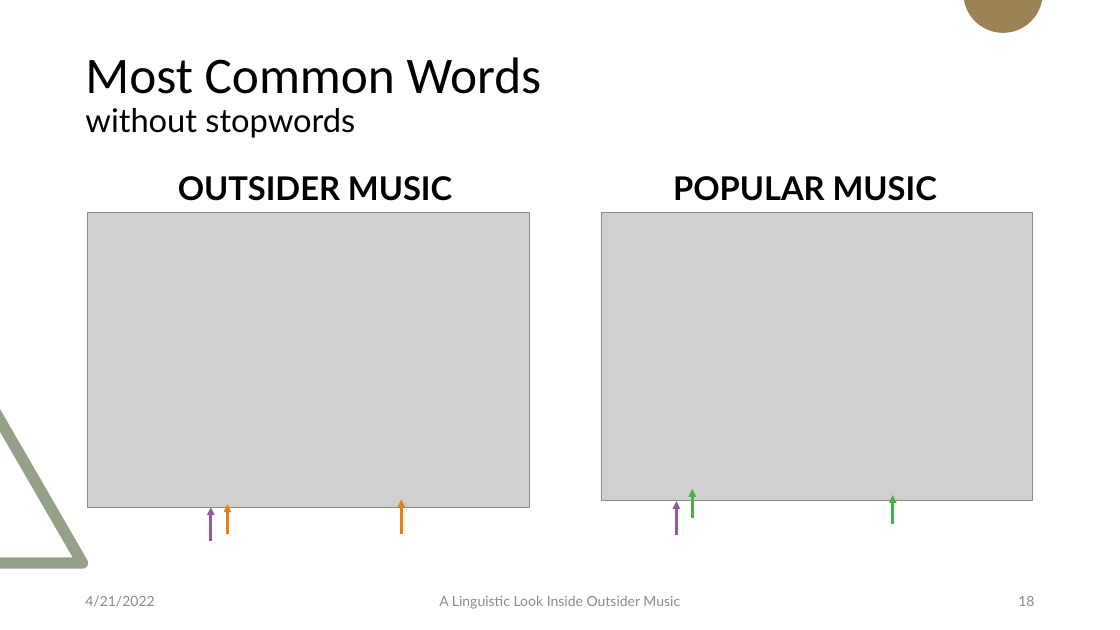
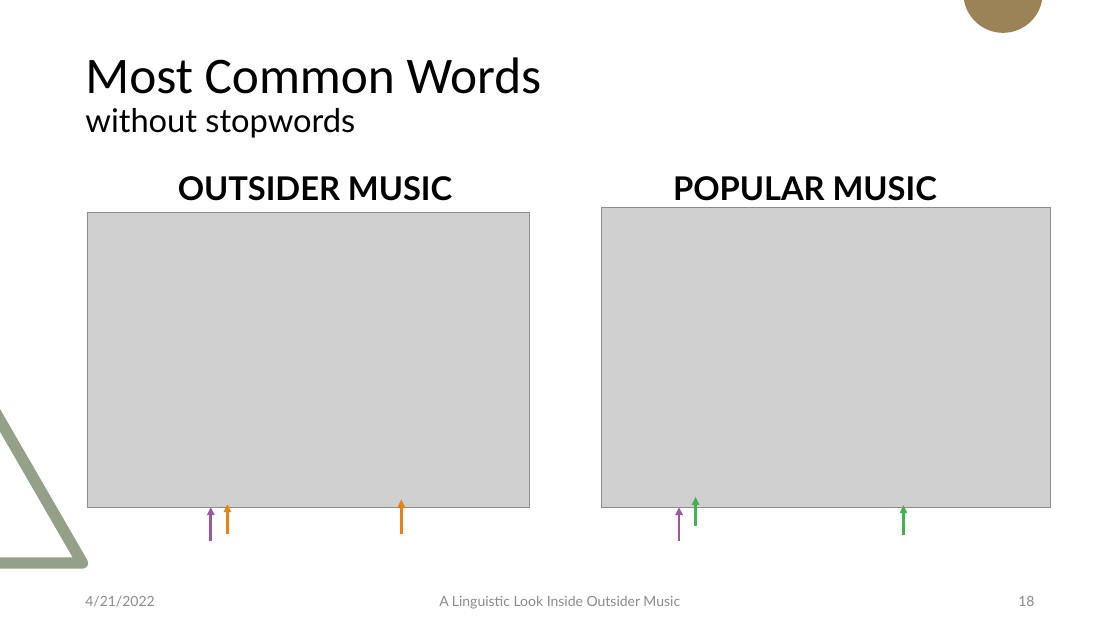
Before and after one commit to Data-Science-for-Linguists-2022/Outsider-Music-Linguistic-Analysis, a slide deck: slide 18 of presentation_4_20_22.pptx. Drawn at 1120x630 pixels with LibreOffice and Linux fonts; fonts in the diff are those of the drawing; grey boxes stand for pictures. Boxes give left, top, right and bottom in pixels: in the first picture for what was removed or moved away, otherwise in the second. Text is boxed around its words. In the diff, an @@ line names an element or a change of style, - is before the commit and + after.

```diff
--- a/presentation_4_20_22.pptx
+++ b/presentation_4_20_22.pptx
@@ picture: place and size @@
-picture at <box>602,213,1033,500</box>
+picture at <box>602,208,1051,507</box>
@@ arrow moved from (676, 535) - (676, 502) to (679, 542) - (679, 507) @@
@@ arrow moved from (692, 518) - (692, 489) to (696, 526) - (696, 497) @@
@@ arrow moved from (893, 524) - (893, 495) to (904, 534) - (904, 506) @@
```
Also in this commit, not shown: 6 other slides changed, 1 other file.
